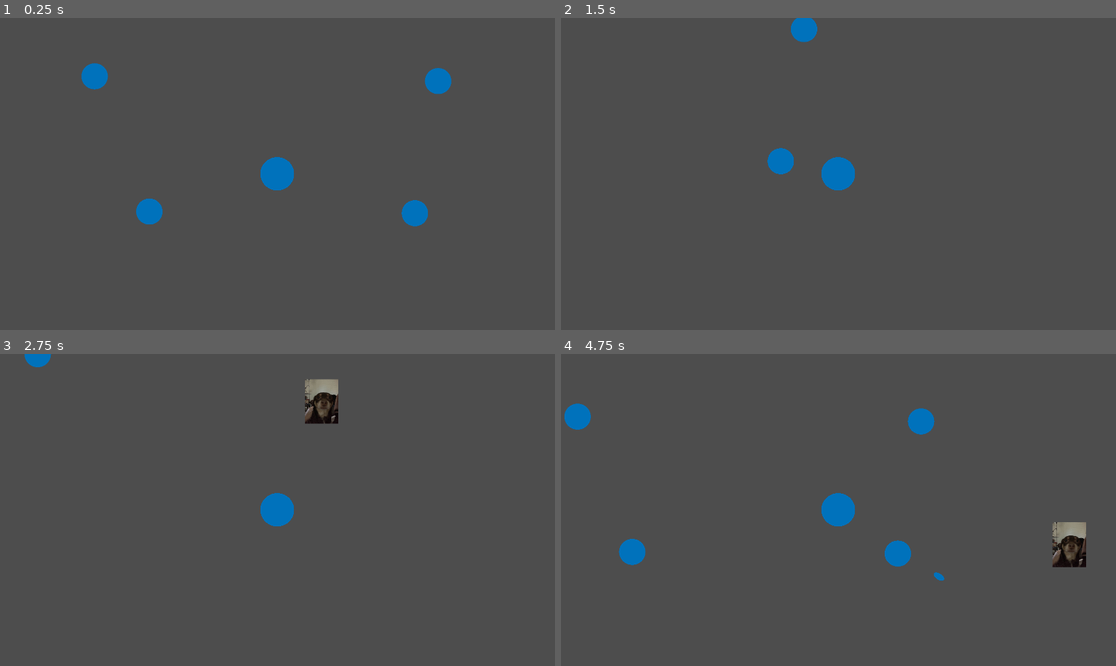
Above: before the commit, frames 1-4 (two rows, left to right).
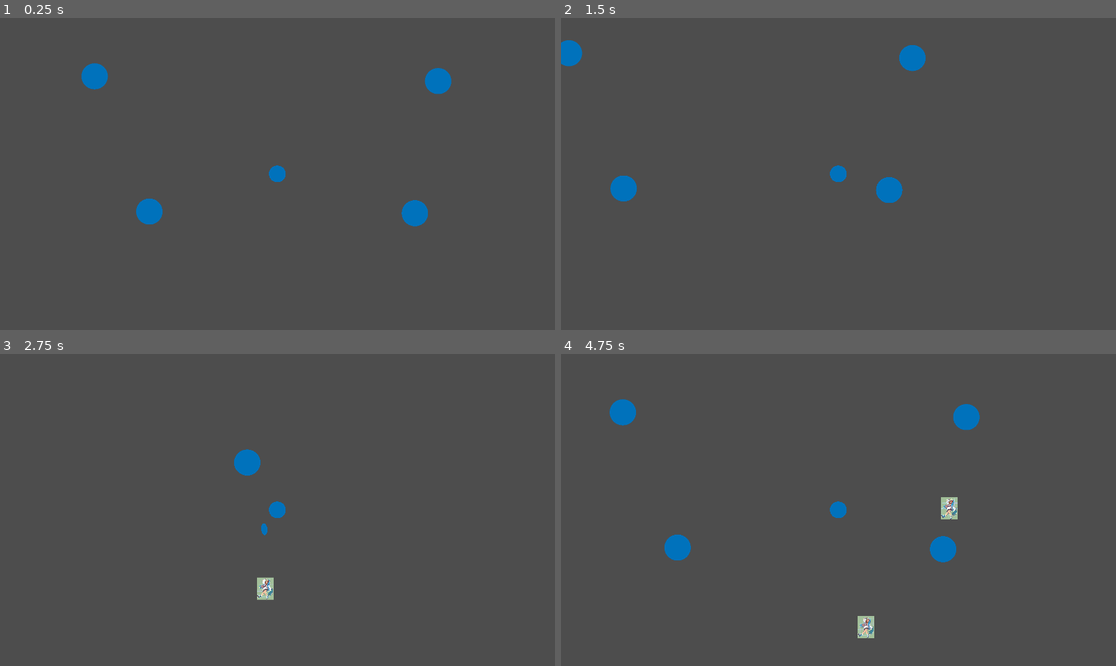
Above: after the commit, the same moments.

Repository: anxapa/mushroom-survive-her
Game: Godot game, scene res://Scenes/main_scene.tscn
The game is run twice, just before and just after one commit, with the same random seed, the same clock (stepped at 60 frames per second) and the same inputs.
Inputs:
- Up to frame 1 (0.25 s): no input
- Up to frame 2 (1.5 s): tap Enter at 0.5 s; hold Right (ui_right) 0.53-1.28 s; hold Down (ui_down) from 1.28 s (still down)
- Up to frame 3 (2.75 s): release Down (ui_down) at 2.03 s; hold Right (ui_right) from 2.03 s (still down)
- Up to frame 4 (4.75 s): release Right (ui_right) at 2.78 s; hold Up (ui_up) 2.78-3.53 s; hold Left (ui_left) from 3.53 s (still down)

The runs differ from the first frame. In frame 1, 0.4% of the frame differs, in the area x 46-53%, y 44-56%; in frame 2, 2.2%; in frame 3, 1.9%; in frame 4, 4.2%, in the area x 0-95%, y 14-92%.

Commit message:
added charger mob

Diff:
--- a/Scenes/Abilities/Spore Shot Bullet.tscn
+++ b/Scenes/Abilities/Spore Shot Bullet.tscn
@@ -8,6 +8,7 @@
 height = 42.0
 
 [node name="SporeShotBullet" type="Node2D"]
+top_level = true
 script = ExtResource("1_tkea6")
 speed = 500
 bullet_owner = "Player"
--- a/Scenes/Enemy/ant_mob.gd
+++ b/Scenes/Enemy/ant_mob.gd
@@ -1,4 +1,5 @@
 extends Enemy
+var can_charge = false
 
 func _ready() -> void:
 	super()
--- a/Scenes/Enemy/ant_mob.tscn
+++ b/Scenes/Enemy/ant_mob.tscn
@@ -4,7 +4,7 @@
 [ext_resource type="Texture2D" uid="uid://dubmxuxmeq7q7" path="res://Sprites/image.jpg" id="2_hfs7o"]
 
 [sub_resource type="CircleShape2D" id="CircleShape2D_hfs7o"]
-radius = 97.1854
+radius = 48.6
 
 [node name="Enemy" type="RigidBody2D"]
 collision_layer = 2
@@ -17,7 +17,7 @@
 script = ExtResource("1_ty7pv")
 
 [node name="Sprite2D" type="Sprite2D" parent="."]
-scale = Vector2(0.05, 0.05)
+scale = Vector2(0.026, 0.026)
 texture = ExtResource("2_hfs7o")
 
 [node name="CollisionShape2D" type="CollisionShape2D" parent="."]
--- /dev/null
+++ b/Scenes/Enemy/charger_mob.gd
@@ -0,0 +1,43 @@
+extends Enemy
+
+# this is the worst code i've written in my entire life
+
+var can_charge := true
+var chargeup_time := 0.5
+var charge_time := 5
+var charging := false
+var charge_end
+var charge_speed = 1000
+var target = player.global_position
+# values less than 1 stop the charge short
+var offset = 2
+
+func _ready() -> void:
+	super()
+	contact_damage = 1
+
+func _physics_process(delta: float) -> void:
+	# in charge range
+	if ((player.global_position - global_position).length() < 400 and can_charge):
+		charge()
+	# not charging
+	elif not charging:
+		super(delta)
+	#currently charging
+	else:
+		global_position = global_position.move_toward(target, charge_speed * delta)
+		charge_speed -= charge_speed/5 * charge_time * delta
+		if global_position == target or charge_speed < base_speed:
+			(charge_end as SceneTreeTimer).set_time_left(0)
+func charge() -> void:
+	can_charge = false
+	speed = 50
+	target = global_position + (player.global_position - global_position)*offset
+	await get_tree().create_timer(chargeup_time).timeout
+	charging = true
+	charge_end = get_tree().create_timer(charge_time + randi_range(0.1, 0.4))
+	await charge_end.timeout
+	charge_speed = 1000
+	can_charge = true
+	charging = false
+	speed = base_speed
--- /dev/null
+++ b/Scenes/Enemy/charger_mob.tscn
@@ -0,0 +1,23 @@
+[gd_scene load_steps=4 format=3 uid="uid://it8wdcspy42o"]
+
+[ext_resource type="Script" uid="uid://d0v5qow1cy3gi" path="res://Scenes/Enemy/charger_mob.gd" id="1_e6pvd"]
+[ext_resource type="Texture2D" uid="uid://dth8ddinp3kpy" path="res://Scenes/Enemy/2024-10-10_broosket.png" id="2_mhiuj"]
+
+[sub_resource type="CircleShape2D" id="CircleShape2D_hj4xj"]
+radius = 48.6
+
+[node name="ChargerMob" type="RigidBody2D"]
+collision_layer = 2
+collision_mask = 2
+gravity_scale = 0.0
+lock_rotation = true
+script = ExtResource("1_e6pvd")
+metadata/_custom_type_script = "uid://dieymoq7w5kit"
+
+[node name="Sprite2D" type="Sprite2D" parent="."]
+position = Vector2(0.500001, -0.674441)
+scale = Vector2(0.0474604, 0.0474604)
+texture = ExtResource("2_mhiuj")
+
+[node name="CollisionShape2D" type="CollisionShape2D" parent="."]
+shape = SubResource("CircleShape2D_hj4xj")
--- a/Scenes/player.gd
+++ b/Scenes/player.gd
@@ -2,7 +2,7 @@
 class_name Player
 
 @export var invincible_time := 1.0
-@export var speed = 900;
+@export var speed = 400;
 
 var health := 3
 var is_invincible := false
--- a/Scenes/player.tscn
+++ b/Scenes/player.tscn
@@ -6,7 +6,7 @@
 [ext_resource type="Script" uid="uid://c7j5guqpuwhxl" path="res://Scenes/hurtbox.gd" id="4_vgqql"]
 
 [sub_resource type="CircleShape2D" id="CircleShape2D_f60y1"]
-radius = 64.0
+radius = 32.0
 
 [node name="Player" type="CharacterBody2D" groups=["Player"]]
 script = ExtResource("1_cvnsp")
@@ -15,7 +15,7 @@
 shape = SubResource("CircleShape2D_f60y1")
 
 [node name="Sprite2D" type="Sprite2D" parent="."]
-scale = Vector2(0.128, 0.128)
+scale = Vector2(0.064, 0.064)
 texture = ExtResource("1_v0iea")
 
 [node name="Ability Manager" type="Node2D" parent="."]
--- a/Scripts/Abilities/ability_spore_shot.gd
+++ b/Scripts/Abilities/ability_spore_shot.gd
@@ -28,7 +28,6 @@
 
 	# Finds enemy with the least distance to the player.
 	for body in bodies:
-		print(body)
 		if body is Enemy:
 			var distance := global_position.distance_to(body.global_position)
 			if distance < min_distance:
--- a/Scripts/enemy.gd
+++ b/Scripts/enemy.gd
@@ -2,7 +2,8 @@
 
 class_name Enemy
 @export var max_health := 6
-@export var speed = 5
+@export var speed = 300.0
+var base_speed = speed
 
 var resolution = DisplayServer.window_get_size()
 var current_health := max_health
@@ -17,7 +18,7 @@
 	global_position = angle * resolution.length()/closeness + player.global_position
 
 func _physics_process(delta: float) -> void:
-	global_position = global_position.move_toward(player.global_position, speed)
+	global_position = global_position.move_toward(player.global_position, speed * delta)
 
 func take_damage(damage: int) -> void:
 	current_health -= damage
--- a/Scripts/enemy_manager.gd
+++ b/Scripts/enemy_manager.gd
@@ -1,23 +1,32 @@
 extends Node2D
 var player = GameManager.get_player()
+#var rng = RandomNumberGenerator.new()
 var base_frequency := 5.0
 # time elapsed in seconds
-var time_elasped := 0.0
+var time_elapsed := 0.0
 var can_spawn := true
+var cluster_size := 3
 const ant = preload("res://scenes/Enemy/ant_mob.tscn")
+const charger = preload("res://Scenes/Enemy/charger_mob.tscn")
+var enemies = [ant]
 
 func _ready() -> void:
-	pass
+	enemies[0] = charger
+	spawn_mob()
 
 func _physics_process(delta: float) -> void:
-	if can_spawn:
-		spawn_mob()
-	time_elasped += delta
+	#if can_spawn:
+		#spawn_mob()
+	#time_elapsed += delta
+	#if time_elapsed > 5 and not enemies.has(charger):
+		#enemies.push_back(charger)
+	pass
 
 func spawn_mob() -> void:
 	can_spawn = false
-	for n in 1:
-		var ant = ant.instantiate()
-		add_child(ant)
+	for n in cluster_size:
+		var enemy = enemies.pick_random()
+		enemy = enemy.instantiate()
+		add_child(enemy)
 	await get_tree().create_timer(base_frequency).timeout
 	can_spawn = true
Binary file added: Scenes/Enemy/2024-10-10_broosket.png
Not shown, added: Scenes/Enemy/2024-10-10_broosket.png.import
Not shown, added: Scenes/Enemy/charger_mob.gd.uid
